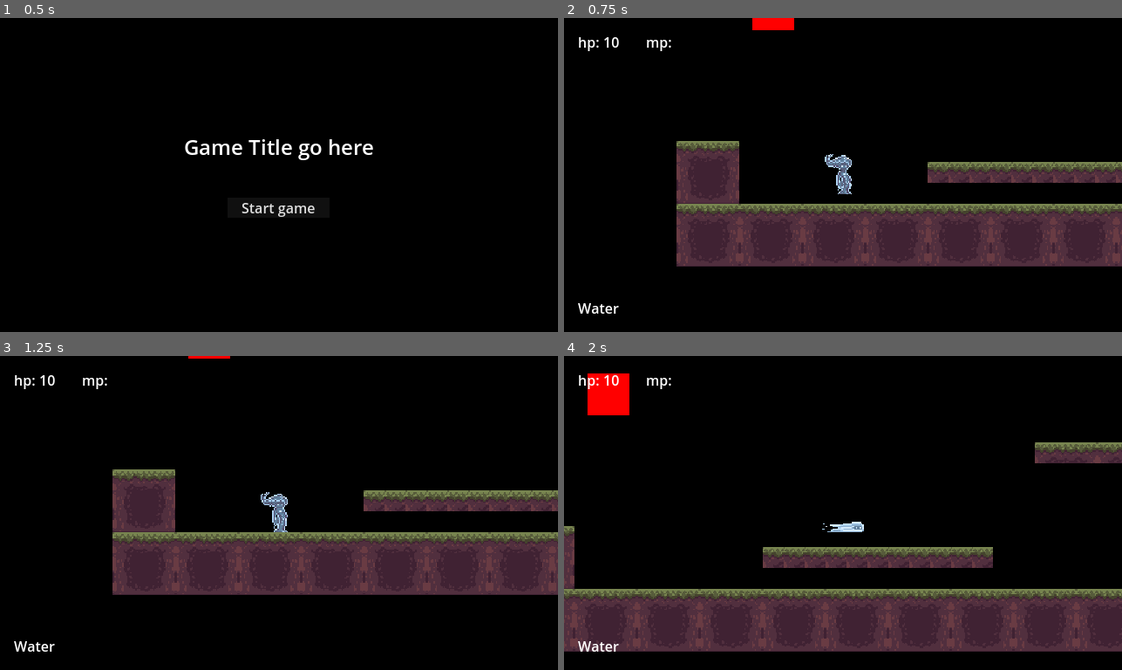
Above: before the commit, frames 1-4 (two rows, left to right).
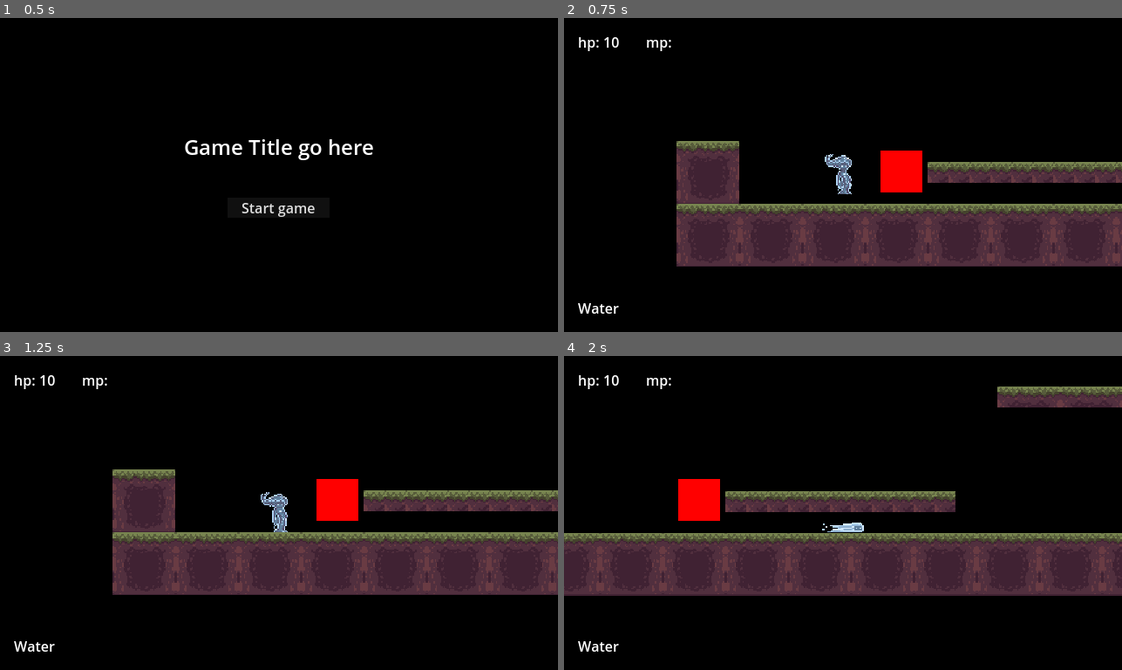
Above: after the commit, the same moments.

Repository: Enweave/pj16
Game: Godot game, scene res://Levels/System/main_menu_level.tscn
Same seed, same stepped clock (60 frames per second), same inputs: the game is played once before the commit and once after it.
Inputs (mouse positions are in pixels of both pictures, inside the frame that each line leads up to):
- Up to frame 1 (0.5 s): no input
- Up to frame 2 (0.75 s): click "Start game" at 0.5 s
- Up to frame 3 (1.25 s): no input
- Up to frame 4 (2 s): tap Enter at 1.25 s; move the mouse to (965, 497) at 1.27 s; hold D (input_MoveRight) from 1.28 s (still down); tap J (input_Fire) at 1.35 s; click (965, 497) at 1.42 s; tap Space (input_Jump) at 1.52 s

Frame 1 is identical in both runs. In frame 2, 1.3% of the frame differs, in the area x 33-65%, y 0-56%; in frame 3, 1.1%; in frame 4, 43%, in the area x 0-100%, y 5-95%.

Commit message:
slide ability done + health element change

Diff:
--- a/Actors/Characters/Player/Abilities/ability_inventory.gd
+++ b/Actors/Characters/Player/Abilities/ability_inventory.gd
@@ -39,6 +39,9 @@
     SwitchAllowChanged.emit(in_allowed)
     _switching_allowed = in_allowed
 
+
+func get_previous_element() -> Constants.Elements:
+    return _previous_element
 
 func unlock_combination(in_combination: ElementCombinations) -> void:
     if _unlocked_combinations.find(in_combination) == -1:
--- a/Actors/Characters/Player/Abilities/water_ability.gd
+++ b/Actors/Characters/Player/Abilities/water_ability.gd
@@ -2,6 +2,9 @@
 
 class_name WaterAbility
 var player_character: PlayerCharacter = null
+
+@export var slide_speed: float = 900
+
 
 func _ready() -> void:
 	super._ready()
@@ -9,7 +12,7 @@
 		player_character = owner
 		initialize(
 			0.01,
-			1.5,
+			0.6,
 			0,
 			false,
 			"water_slide")
@@ -19,6 +22,9 @@
 		player_character.LowCeilingChanged.connect(_on_player_low_ceiling_changed)
 
 func _on_water_activation() -> void:
+	var slide_velocity: Vector2 = Vector2.ZERO
+	slide_velocity.x = player_character.get_latent_control_direction().x * slide_speed
+	player_character.velocity = slide_velocity
 	player_character.toggle_blob(true)
 	lock()
 
--- a/Actors/Characters/Player/Abilities/water_ability.tscn
+++ b/Actors/Characters/Player/Abilities/water_ability.tscn
@@ -4,3 +4,4 @@
 
 [node name="WaterAbility" type="Node2D"]
 script = ExtResource("1_q0jnw")
+slide_speed = null
--- a/Actors/Characters/Player/player_character.gd
+++ b/Actors/Characters/Player/player_character.gd
@@ -41,10 +41,14 @@
     if ability_inventory != null:
         ability_inventory.SwitchAllowChanged.connect(_on_switch_allow_changed)
         ability_inventory.set_combination(AbilityInventory.ElementCombinations.WATER)
+        ability_inventory.CombinationSwitched.connect(_on_switch_combination)
 
     FlowControllerAutoload.set_player_character(self)
     health_component.OnDeath.connect(_on_death)
 
+
+func _on_switch_combination():
+    health_component.element = ability_inventory.get_previous_element()
 
 func _on_switch_allow_changed(in_allowed: bool):
     using_ability = !in_allowed
--- a/Levels/Sandbox/test_1.tscn
+++ b/Levels/Sandbox/test_1.tscn
@@ -20,5 +20,6 @@
 position = Vector2(-42, 263)
 
 [node name="ContactDamage" parent="." instance=ExtResource("4_wasti")]
-position = Vector2(-198, -149)
+position = Vector2(-100, -25)
+element = 2
 damage = 2.0
